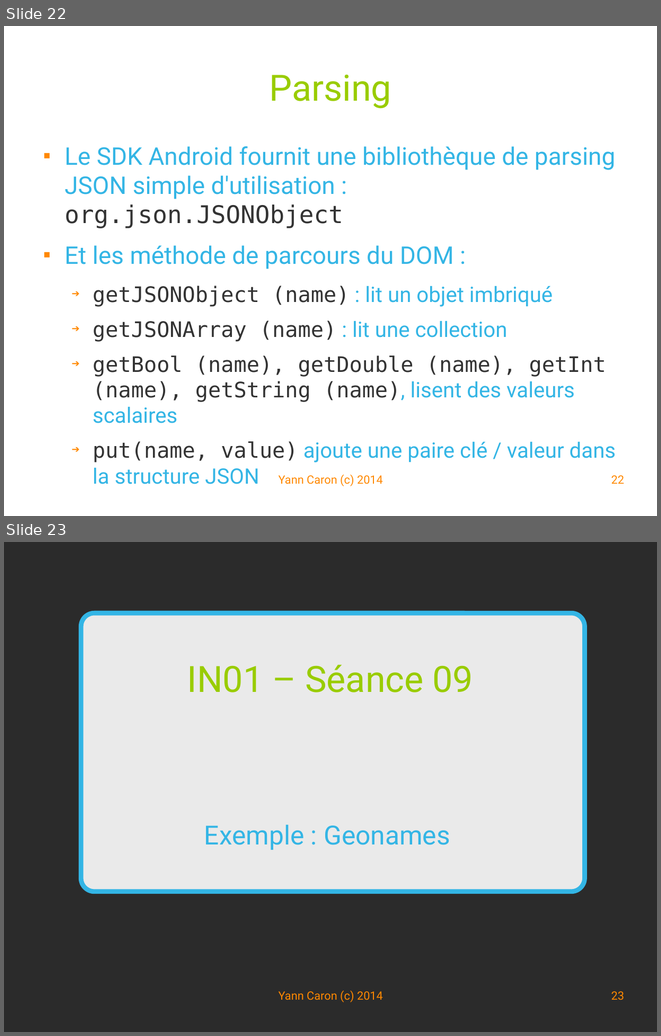
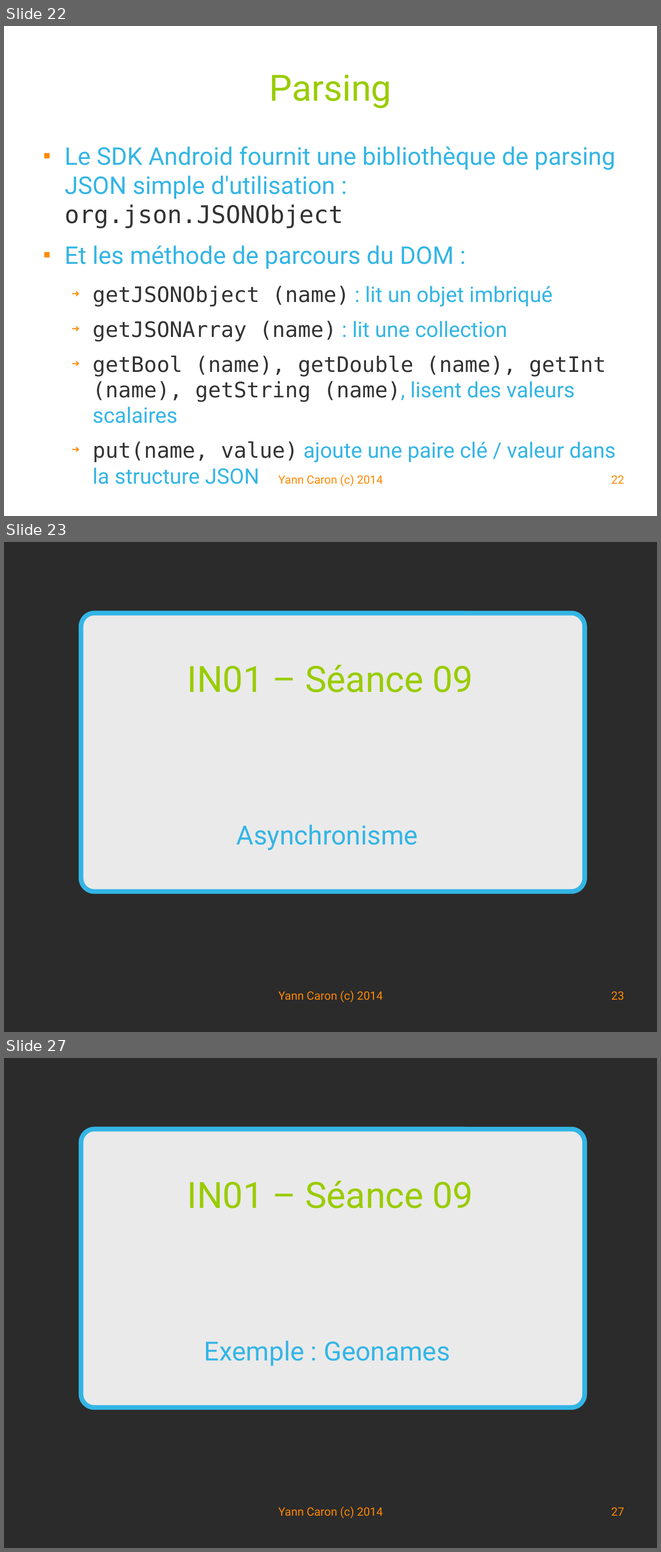
Before and after one commit to YannCaron/Android-ENSG, a slide deck: 09 - WebServices.odp. Shown one above the other, each under a label of ours: slides 22 and 23 before the commit, slides 22, 23 and 27 after it; the slides between them are not shown. The pictures are 661x1036 and 661x1552 pixels, drawn with LibreOffice and Linux fonts; fonts in the diff are those of the drawing; background and template pictures are left out; a plain dark background stands for a picture behind light text. Boxes give left, top, right and bottom in pixels: in the first picture for what was removed or moved away, otherwise in the second. Text is boxed around its words. In the diff, an @@ line names an element or a change of style, - is before the commit and + after.

```diff
--- a/09 - WebServices.odp
+++ b/09 - WebServices.odp
@@ slide 23 added at bbox=[4, 542, 657, 1032], background picture (left out) @@
@@ rounded rectangle added at bbox=[81, 613, 585, 892], fill #FFFFFF at 90% opacity, outline #33B5E5 5.67 pt @@
@@ title added at bbox=[187, 664, 474, 693], 44 pt, text #99CC00 @@
+IN01 – Séance 09
@@ subtitle added at bbox=[237, 824, 418, 850], 32 pt, text #33B5E5 @@
+Asynchronisme
@@ text added at bbox=[279, 991, 383, 1003], 14 pt, text #FF8800 @@
+Yann Caron (c) 2014
@@ page number added at bbox=[611, 991, 624, 1000], 14 pt, text #FF8800 @@
+23
@@ what was slide 23 is now slide 27 @@
@@ page number at bbox=[611, 1507, 624, 1516]: text changed @@
-23
+27
```
Also in this commit, not shown: 3 slides changed, 5 other slides added, 1 other file.
